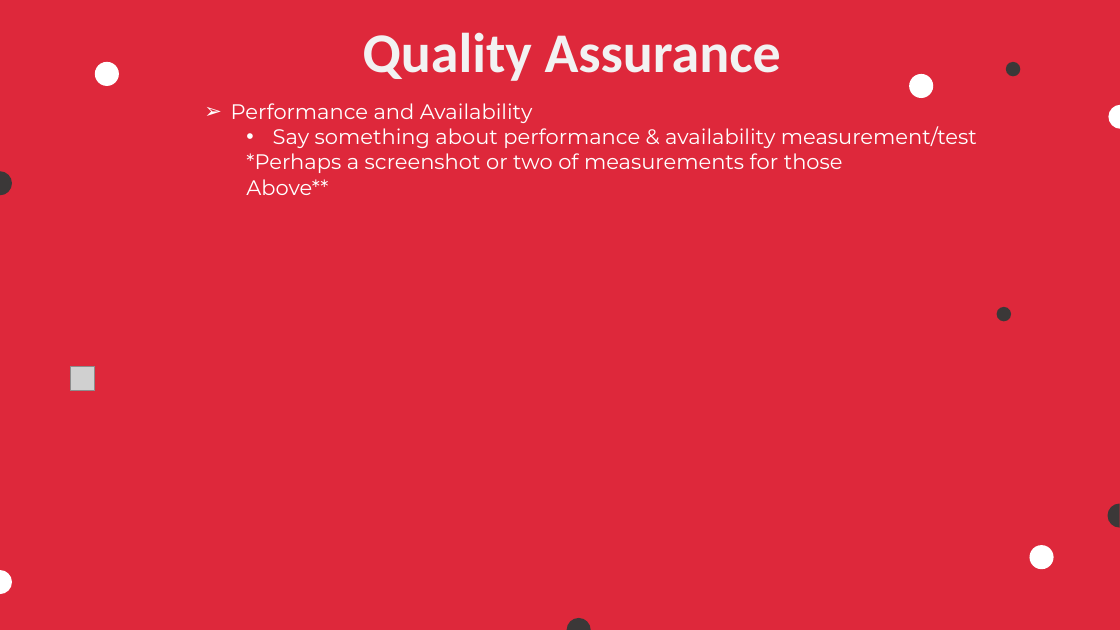
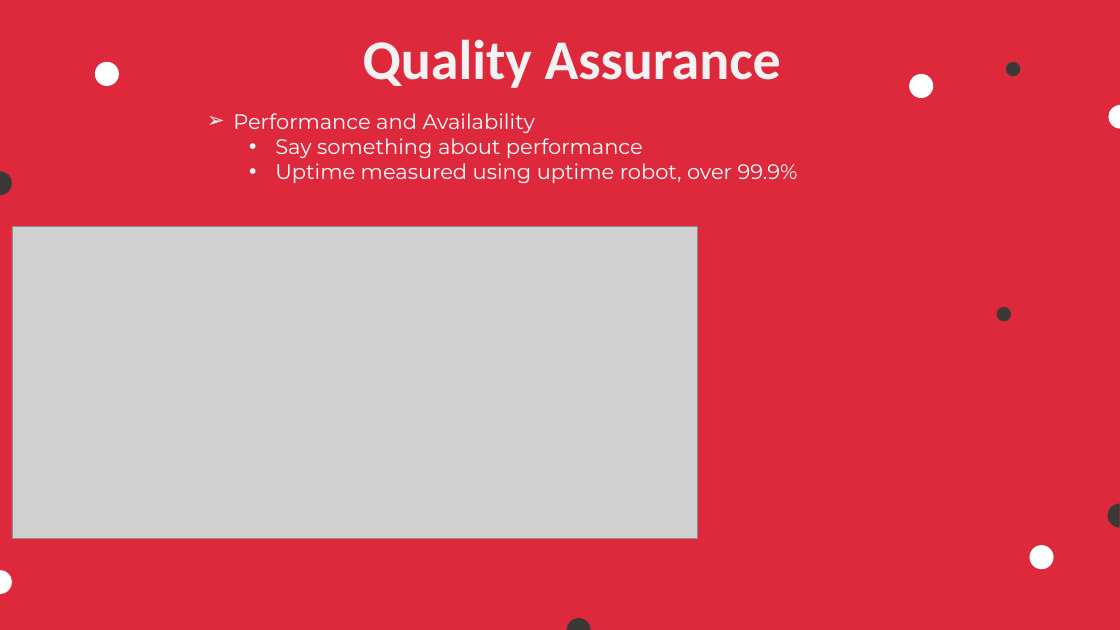
Before and after one commit to COS301-SE-2023/Pronto, a slide deck: slide 8 of Documentation/Demo 4 documents/Demo 4 Slideshow.pptx. Drawn at 1120x630 pixels with LibreOffice and Linux fonts; fonts in the diff are those of the drawing; grey boxes stand for pictures; background and template pictures are left out. Boxes give left, top, right and bottom in pixels: in the first picture for what was removed or moved away, otherwise in the second. Text is boxed around its words. In the diff, an @@ line names an element or a change of style, - is before the commit and + after.

```diff
--- a/Documentation/Demo 4 documents/Demo 4 Slideshow.pptx
+++ b/Documentation/Demo 4 documents/Demo 4 Slideshow.pptx
@@ text "Quality Assurance": place and size @@
-text "Quality Assurance" at bbox=[363, 32, 781, 81]
+text "Quality Assurance" at bbox=[363, 39, 781, 88]
@@ text "Performance and Availability": place and size @@
-text "Performance and Availability" at bbox=[231, 103, 977, 195]
+text "Performance and Availability" at bbox=[233, 113, 798, 183]
@@ text at bbox=[275, 138, 798, 183]: text changed @@
-  • Say something about performance & availability measurement/test
-  *Perhaps a screenshot or two of measurements for those
-  Above**
+  • Say something about performance
+  • Uptime measured using uptime robot, over 99.9%
@@ picture added at bbox=[12, 227, 697, 539] @@
@@ picture removed at bbox=[71, 366, 95, 391] @@
```
Also in this commit, not shown: 2 other slides changed.
